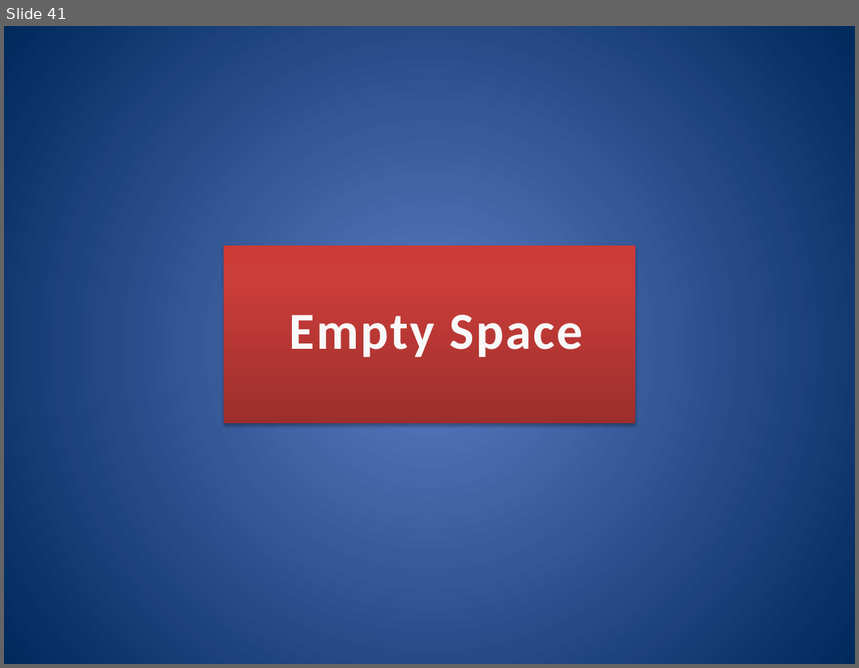
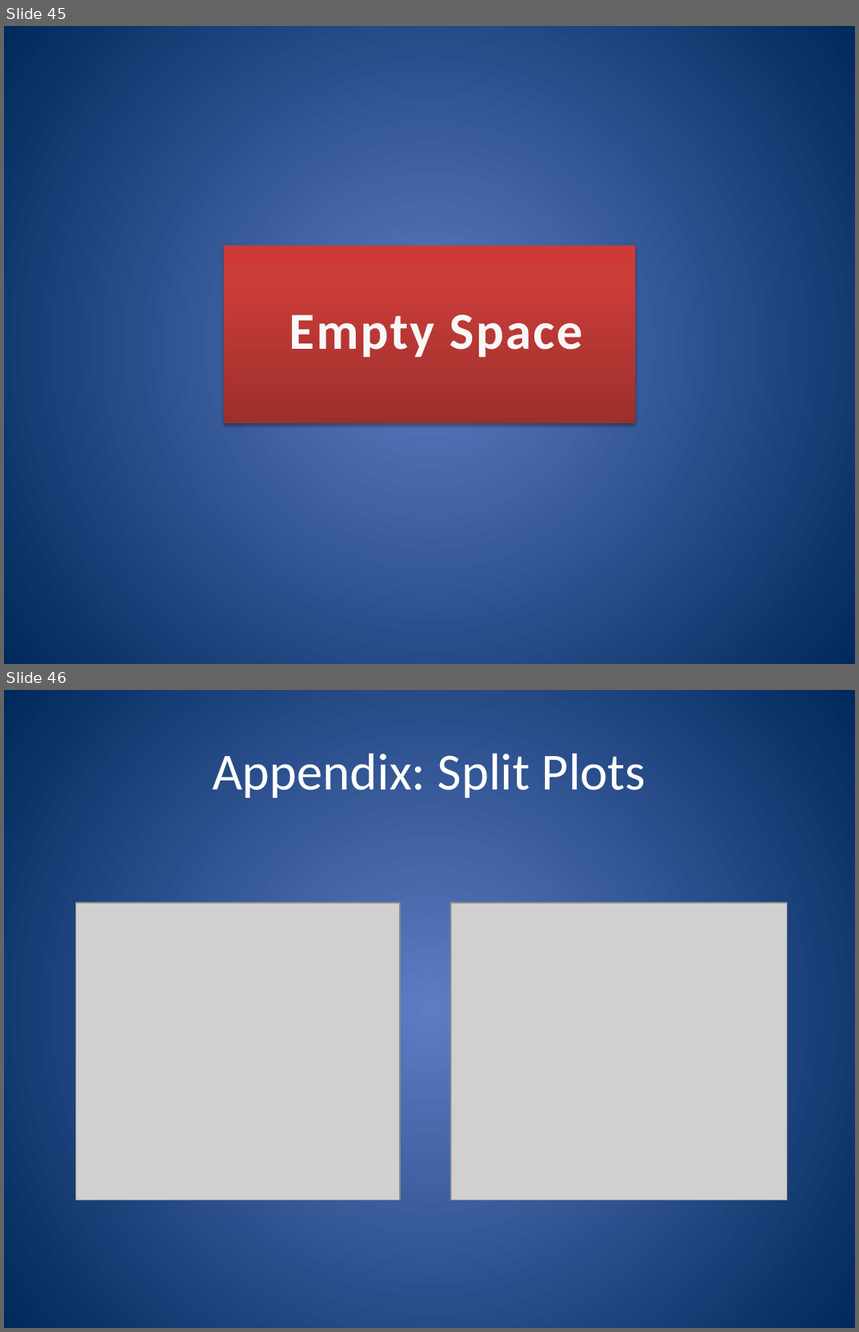
Before and after one commit to nfeltman/RayView, a slide deck: documentation/GroupMeetingPresentation.pptx. Shown one above the other, each under a label of ours: slide 41 before the commit, slides 45 and 46 after it. The pictures are 859x668 and 859x1332 pixels, drawn with LibreOffice and Linux fonts; fonts in the diff are those of the drawing; grey boxes stand for pictures. Boxes give left, top, right and bottom in pixels: in the first picture for what was removed or moved away, otherwise in the second. Text is boxed around its words. In the diff, an @@ line names an element or a change of style, - is before the commit and + after.

```diff
--- a/documentation/GroupMeetingPresentation.pptx
+++ b/documentation/GroupMeetingPresentation.pptx
@@ slide 46 added at [4,690,855,1328], background gradient #5E7CC5 to #00295C @@
@@ title added at [212,753,646,798], 44 pt, text #FFFFFF @@
+Appendix: Split Plots
@@ picture added at [75,903,400,1201] @@
@@ picture added at [451,903,787,1201] @@
@@ what was slide 41 is now slide 45 @@
```
Also in this commit, not shown: 11 slides changed, 6 other slides added, 3 slides removed.
